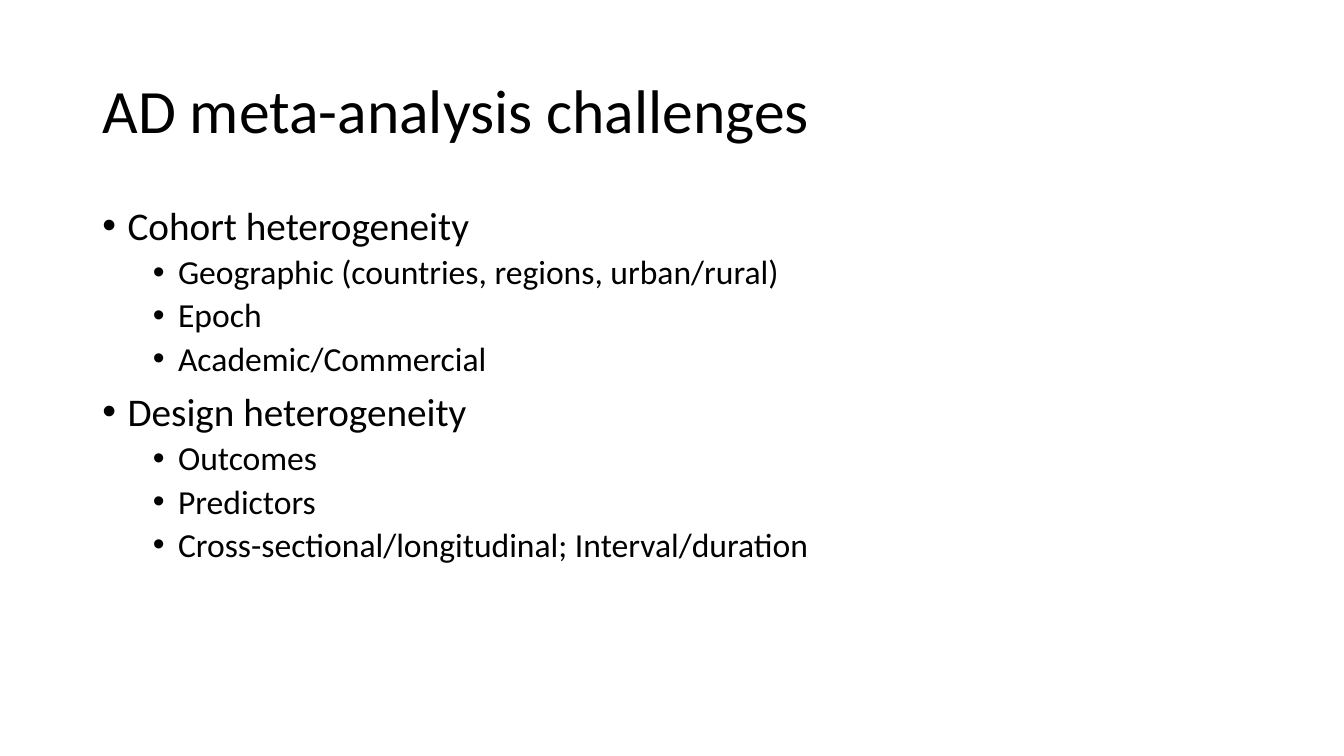
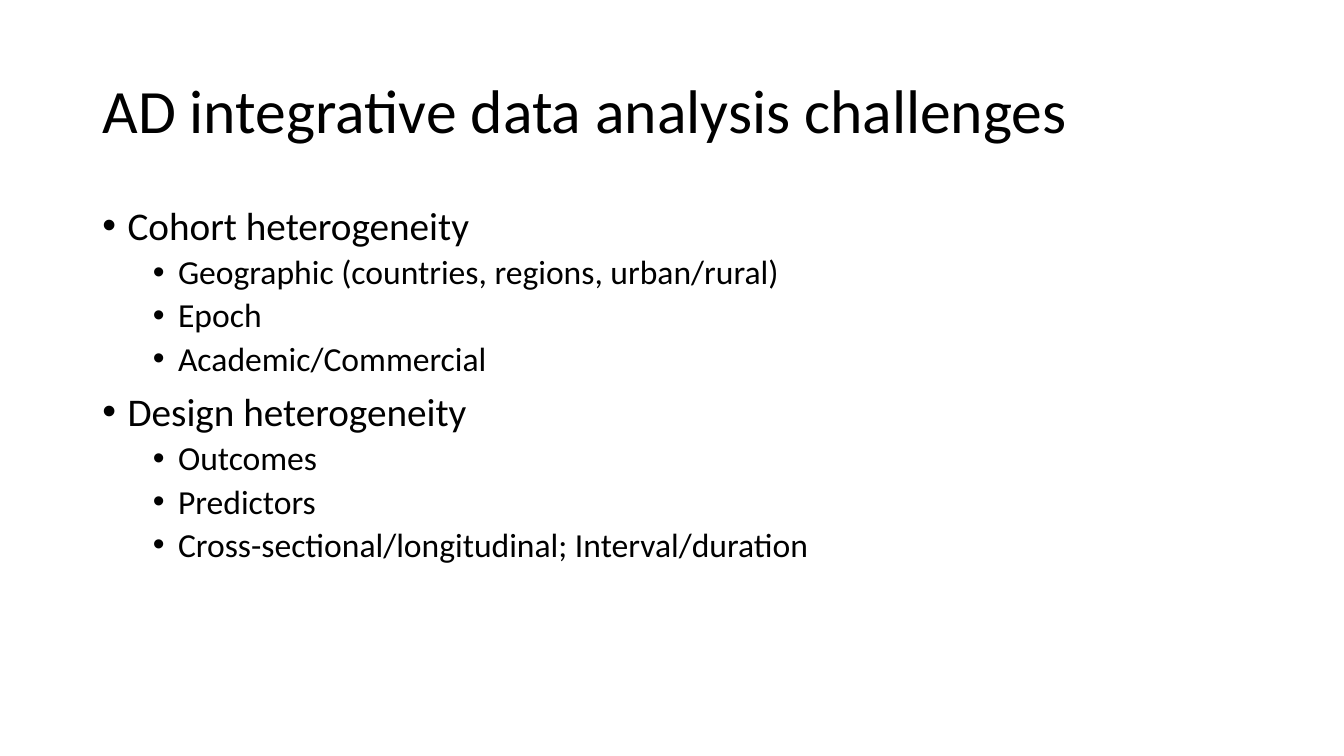
Before and after one commit to atrihub/AAIC2018ClinicalTrialMethods, a slide deck: slide 9 of AAIC2018DaDAdiscussion.pptx. Drawn at 1344x756 pixels with LibreOffice and Linux fonts; fonts in the diff are those of the drawing. Boxes give left, top, right and bottom in pixels: in the first picture for what was removed or moved away, otherwise in the second. Text is boxed around its words. In the diff, an @@ line names an element or a change of style, - is before the commit and + after.

```diff
--- a/AAIC2018DaDAdiscussion.pptx
+++ b/AAIC2018DaDAdiscussion.pptx
@@ title at box(102, 90, 1066, 144): text changed @@
-AD meta-analysis challenges
+AD integrative data analysis challenges
```
Also in this commit, not shown: 1 other slide changed, 2 slides added.
